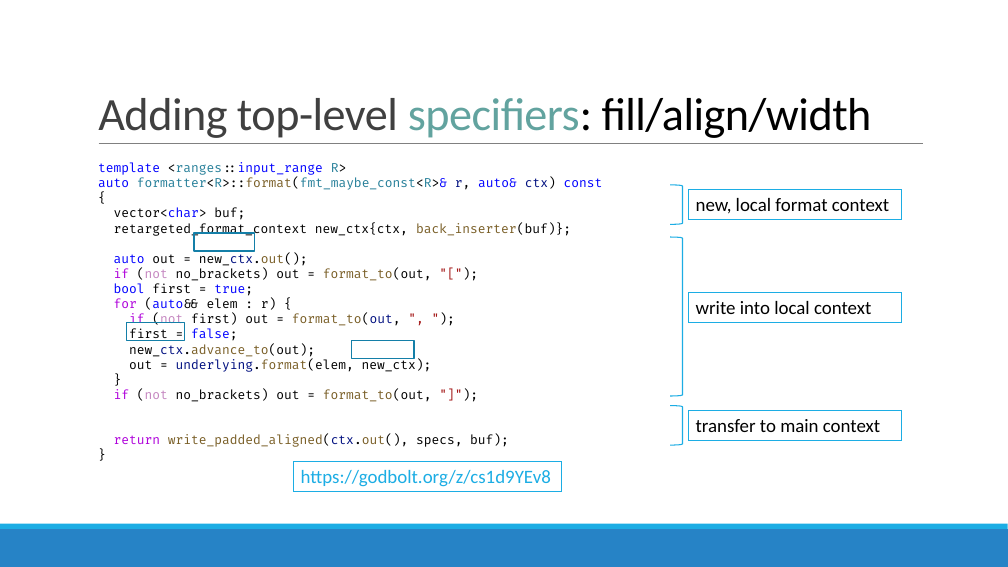
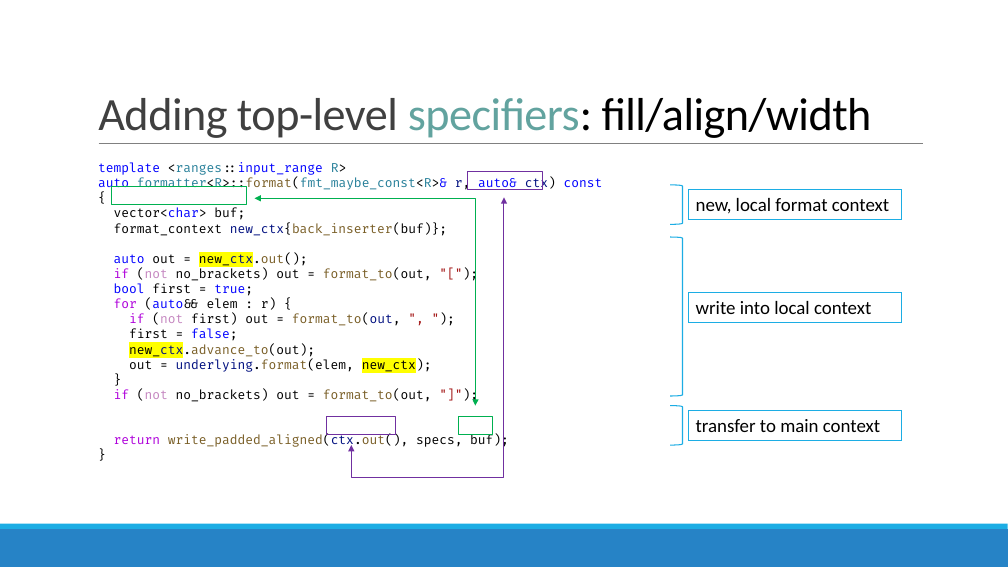
Before and after one commit to brevzin/cpp_proposals, a slide deck: slide 130 of talks/202209_cppcon/The Surprising Complexity of Formatting Ranges.pptx (slide 119 before the commit). Drawn at 1008x567 pixels with LibreOffice and Linux fonts; fonts in the diff are those of the drawing. Boxes give left, top, right and bottom in pixels: in the first picture for what was removed or moved away, otherwise in the second. Text is boxed around its words. In the diff, an @@ line names an element or a change of style, - is before the commit and + after.

```diff
--- a/talks/202209_cppcon/The Surprising Complexity of Formatting Ranges.pptx
+++ b/talks/202209_cppcon/The Surprising Complexity of Formatting Ranges.pptx
@@ rectangle added at <box>468,172,543,190</box>, outline #7030A0 1.25 pt @@
@@ rectangle added at <box>112,187,247,205</box>, outline #00B050 1.25 pt @@
@@ elbow double arrow added from (255, 198) to (476, 406), #00B050 1 pt @@
@@ elbow double arrow added from (352, 445) to (504, 197), #7030A0 1 pt @@
@@ text at <box>114,222,447,236</box>: text changed @@
-retargeted_format_context new_ctx{ctx, back_inserter(buf)};
+format_context new_ctx{back_inserter(buf)};
@@ rectangle removed at <box>194,233,255,251</box> @@
@@ text at <box>114,253,432,373</box>: highlight none to #FFFF00 in "new_ctx.out();", "new_ctx.advance_to(out);", "new_ctx);" @@
@@ rectangle removed at <box>126,323,185,341</box> @@
@@ rectangle removed at <box>352,341,414,359</box> @@
@@ rectangle added at <box>327,417,395,435</box>, outline #7030A0 1.25 pt @@
@@ rectangle added at <box>458,417,492,435</box>, outline #00B050 1.25 pt @@
@@ rectangle removed at <box>293,461,563,492</box> @@
-https://godbolt.org/z/cs1d9YEv8
```
Also in this commit, not shown: 59 other slides changed, 38 slides added, 11 slides removed.
